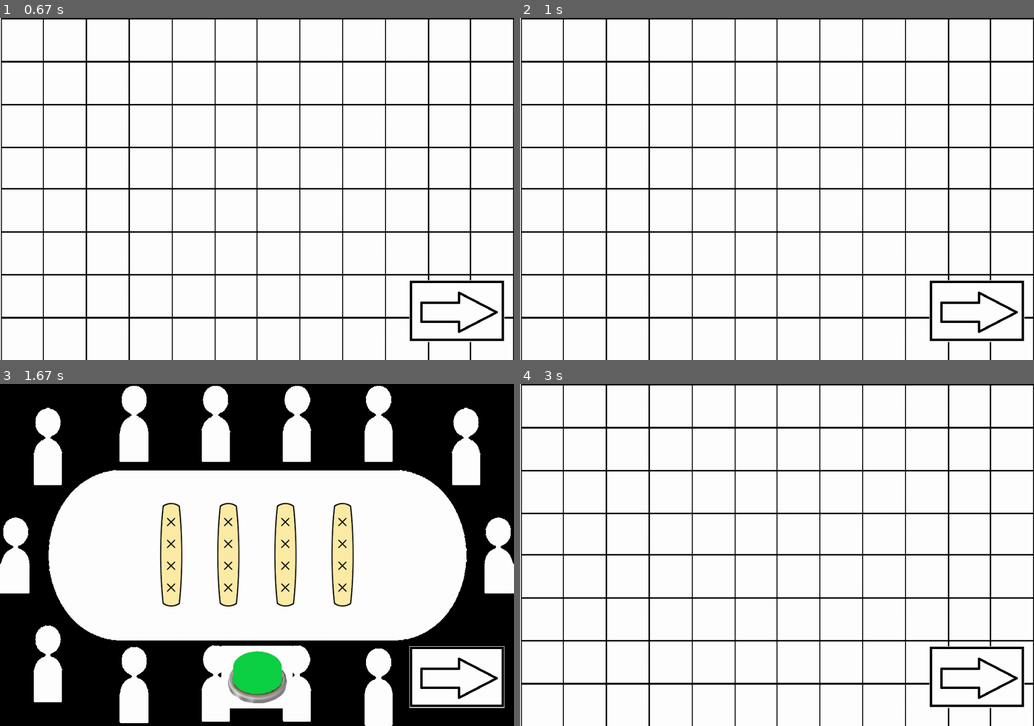
Above: before the commit, frames 1-4 (two rows, left to right).
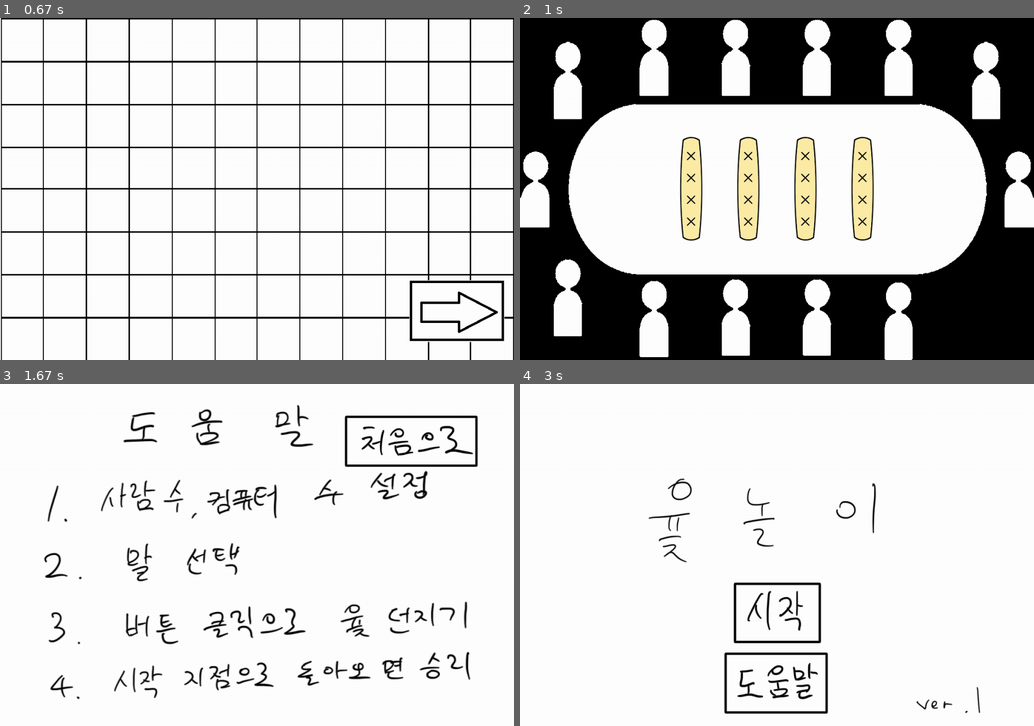
Above: after the commit, the same moments.

Repository: Castella99/pygameproject
Game: pygame game, started from main.py
Same seed, same stepped clock (60 frames per second), same inputs: the game is played once before the commit and once after it.
Inputs (mouse positions are in pixels of both pictures, inside the frame that each line leads up to):
- Up to frame 1 (0.67 s): press the mouse at (257, 247) at 0.37 s; move the mouse to (313, 165) at 0.47 s; release the mouse at (370, 82) at 0.6 s
- Up to frame 2 (1 s): tap Space at 0.67 s
- Up to frame 3 (1.67 s): click (457, 678) at 1.1 s; press the mouse at (257, 613) at 1.37 s; move the mouse to (323, 517) at 1.47 s; release the mouse at (390, 425) at 1.6 s
- Up to frame 4 (3 s): click (766, 678) at 1.87 s; press the mouse at (977, 678) at 2.13 s; move the mouse to (859, 578) at 2.23 s; release the mouse at (746, 479) at 2.37 s; click (684, 678) at 2.6 s; press the mouse at (931, 442) at 2.87 s; move the mouse to (843, 558) at 2.97 s

Frame 1 is identical in both runs. In frame 2, 56% of the frame differs, in the area x 0-100%, y 0-100%; in frame 3, 55%; in frame 4, 11%.

Commit message:
Revert "Ksm"

Diff:
--- a/Background.py
+++ b/Background.py
@@ -1,11 +1,9 @@
+from Prototypegame import *
 import os
-import pygame
 
 
-class Background:
+class Background(Prototype):
     path = os.path.dirname(os.path.abspath(__file__))
-    screen_width = 1080  # 스크린 가로
-    screen_height = 720  # 스크린 세로
     prompt = "start"
     background_images = [
         pygame.image.load(path + "/background/empty.png"),
@@ -21,6 +19,6 @@
     def __init__(self, prompt):
         self.image = self.background_images[self.background_dict[prompt]]
 
-    def put_image(self, prompt):  # 배경 객체의 prompt로 이미지를 변경함.
+    def put_image(self, prompt):
         self.image = self.background_images[self.background_dict[prompt]]
         return self.image
--- a/Button.py
+++ b/Button.py
@@ -1,12 +1,9 @@
+from Prototypegame import*
 import os
-import pygame
 
 
-class Button:
+class Button(Prototype):
     path = os.path.dirname(os.path.abspath(__file__))
-    screen_width = 1080  # 스크린 가로
-    screen_height = 720  # 스크린 세로
-    # 버튼 이미지 리스트
     button_images = [
         pygame.image.load(path + "/entity/red button.png"),
         pygame.image.load(path + "/entity/green button.png"),
@@ -17,7 +14,7 @@
         pygame.image.load(path + "/entity/end button.png"),
         pygame.image.load(path + "/entity/restart button.png")
     ]
-    # 각 버튼을 딕셔너리로 만듦.
+    show_button = None
     button_dict = {"red button": 0, "green button": 1, "start button": 2,
                    "help button": 3, "home button": 4, "next button": 5,
                    "end button": 6, "restart button": 7}
--- a/Meeple.py
+++ /dev/null
@@ -1,9 +0,0 @@
-from Prototypegame import *
-import os
-
-
-class Meeple(Prototype):
-    path = os.path.dirname(os.path.abspath(__file__))
-
-    def __init__(self):
-        super().__init__()
--- a/Prototypegame.py
+++ b/Prototypegame.py
@@ -1,27 +1,26 @@
 import pygame
 
-
-class Prototype:
-    screen_width = 1080  # 스크린 가로
-    screen_height = 720  # 스크린 세로
-    frame = 60  # 프레임
+class Prototype :
+    screen_width = 1080 # 스크린 가로
+    screen_height = 720 # 스크린 세로
+    frame = 60 # 프레임
     running = True
     # 게임 시계 설정
     clock = pygame.time.Clock()
     character = None
     point = 0
     game_font = None
-    start_ticks = 0  # 시작 tick을 받아옴
+    start_ticks = 0 # 시작 tick을 받아옴
     background = None
     screen = None
 
-    def __init__(self):
-        pygame.init()  # pygame 초기화
+    def __init__(self) :
+        pygame.init() # pygame 초기화
         self.game_font = pygame.font.Font(None, 40)
         # 스크린 설정
         self.screen = pygame.display.set_mode((self.screen_width, self.screen_height))
         # 게임 폰트 설정
         self.game_font = pygame.font.Font(None, 40)
 
-        self.start_ticks = pygame.time.get_ticks()  # 시작 tick을 받아옴
+        self.start_ticks = pygame.time.get_ticks() # 시작 tick을 받아옴
         # 이벤트 루프 구현 (메서드 오버라이딩)
--- a/Yut.py
+++ b/Yut.py
@@ -4,9 +4,9 @@
 
 class Yut(Prototype):
     path = os.path.dirname(os.path.abspath(__file__))
-    yut_state = [0, 0, 0, 0]  # 윷의 결과(상태) 모두 앞면을 바라보도록 초기화
-    yut_dict = {"front": 0, "back": 1, "right": 2, "left": 3}  # 윷의 모양을 딕셔너리로 만듦. (prompt로 사용)
-    result_dict = {"do": 1, "gae": 2, "geol": 3, "yut": 4, "mo": 5}  # 도, 개, 걸, 윷, 모
+    yut_state = ["front", "front", "front", "front"]
+    yut_dict = {"front": 0, "back": 1, "right": 2, "left": 3}
+    result_dict = {"do": 1, "gae": 2, "geol": 3, "yut": 4, "mo": 5}
     yut_images = [
         pygame.image.load(path + "/entity/yut_front.png"),
         pygame.image.load(path + "/entity/yut_back.png"),
@@ -15,7 +15,6 @@
     ]
 
     def __init__(self, prompt, pos1):
-        super().__init__()
         self.image = self.yut_images[self.yut_dict[prompt]]
         self.size = self.image.get_rect().size
         self.width = self.size[0]
@@ -26,29 +25,15 @@
         self.rect.left = self.x_pos
         self.rect.top = self.y_pos
 
-    def position(self, pos):  # 윷의 위치를 정해주는 함수
+    def position(self, pos):
         self.x_pos = (pos * self.screen_width / 9) - (self.width / 2)
 
-    def result(self):  # 아직 사용 안함 나중을 위해 만듦 (바꿀 수도 있음)
+    def result(self):
         rslt = 0
         for x in self.yut_state:
             rslt += x
-        print("윷의 결과는 ", x)
         return x
 
-    def put_image(self, prompt):  # 윷 객체의 사진을 prompt에 맞는 사진으로 바꿈(앞, 뒤, 오른쪽, 왼쪽)
+    def put_image(self, prompt):
         self.image = self.yut_images[self.yut_dict[prompt]]
         return self.image
-
-    def put_image(self, num):  # 메소드 오버로딩 (윷 사진을 정수로 입력 받는 형태)
-        self.image = self.yut_images[num]
-        return self.image
-
-    def display_yut(self):  # 윷 4개를 화면에 보임
-        for i in range(3, 6 + 1):
-            self.position(i)
-            self.screen.blit(self.put_image(self.yut_state[i - 3]),
-                             (self.x_pos, self.y_pos))
-
-    def yut_state_reset(self):  # 윷 상태를 모두 앞으로 초기화 함.
-        self.yut_state = [0, 0, 0, 0]
--- a/YutGame.py
+++ b/YutGame.py
@@ -1,4 +1,3 @@
-import pygame.event
 import Yut
 from Prototypegame import*
 import Button
@@ -6,24 +5,24 @@
 import os
 import random
 
-
 class YutGame(Prototype):
     path = os.path.dirname(os.path.abspath(__file__))
     running = True
     push = False
 
-#현재 게임 상태가 어떤지 확인 하는 변수
-    title_screen = True
-    game_screen = False
-    ending_screen = False
+    start_background = True
+    help_background = False
+    table_background = False
+    board_background = False
+    finish_background = False
 
-# 현재 어떤 버튼이 눌렸나 확인하는 변수들
+    start = False
+    help = False
     home = True
-    help = False
-    board = False
-    table = False
+    red = False
     green = False
-
+    next = False
+    restart = False
     current_time = 0
     index = 0
     animation_time = None
@@ -31,150 +30,100 @@
     def __init__(self):
         super().__init__()
         pygame.display.set_caption("yut Game")
-        self.background = Background.Background("start")  # 배경 객체
-        self.yut = Yut.Yut("front", 1)  # 윷 객체
-        self.animation_time = round(100 / len(self.yut.yut_images * 100), 2)
-
-        # 각종 버튼 객체
+        self.background = Background.Background("start")
         self.start_button = Button.Button("start button", 1, 2, 2, 3)
         self.help_button = Button.Button("help button", 1, 2, 7, 8)
         self.home_button = Button.Button("home button", 8, 10, 1, 6)
-        self.red_button = Button.Button("red button", 1, 2, 6, 7)
-        self.green_button = Button.Button("green button", 1, 2, 6, 7)
+        self.red_button = Button.Button("red button", 8, 9, 6, 7)
+        self.green_button = Button.Button("green button", 8, 9, 6, 7)
         self.next_button = Button.Button("next button", 8, 9, 6, 7)
         self.restart_button = Button.Button("restart button", 1, 2, 2, 3)
         self.end_button = Button.Button("end button", 1, 2, 7, 8)
+        self.yut = Yut.Yut("front", 1)
+        self.animation_time = round(100/len(self.yut.yut_images*100), 2)
 
-    def show_title_screen(self):  # 시작 화면 (규칙 설명으로 이동하고 다시 돌아 올 수 있음)
-        # 간단한 이벤트 부분 (start, help home 버튼 클릭)
-        for event in pygame.event.get():
-            # 창 닫기 누르면 끝 부분(ENDING_SCREEN)으로 넘어감
-            if event.type == pygame.QUIT:
-                self.title_screen = False
-                self.ending_screen = True
-            elif event.type == pygame.MOUSEBUTTONDOWN:
-                # 시작버튼 누르면 중간부분(game_screen)의 보드판 화면으로 넘어감
-                if self.start_button.rect.collidepoint(event.pos):
-                    self.title_screen = False
-                    self.game_screen = True
-                    self.board = True
-                # 도움버튼을 누르면 규칙 설명 화면으로 넘어감
-                elif self.help_button.rect.collidepoint(event.pos):
-                    self.help = True
-                    self.home = False
-                # 홈버튼을 누르면 시작화면으로 돌아감
-                elif self.home_button.rect.collidepoint(event.pos):
-                    self.home = True
-                    self.help = False
-        # 화면 출력 부분
-        if self.home:  # 시작 화면과 시작 버튼, 도움 버튼
+    def show_Background_and_Button(self):
+        if self.start:  # 시작 버튼 눌렀을 때
+            self.screen.blit(self.background.put_image("board"), (0, 0))
+            self.screen.blit(self.next_button.image,
+                             (self.next_button.x_pos, self.next_button.y_pos))
+            self.start_background = False
+            self.board_background = True
+            print('start')
+        elif self.help:  # 도움 버튼 눌렀을 때
+            self.screen.blit(self.background.put_image("help"), (0, 0))
+            self.screen.blit(self.home_button.image,
+                             (self.home_button.x_pos, self.home_button.y_pos))
+            self.start_background = False
+            self.help_background = True
+            print('help')
+        elif self.home:  # 홈 버튼 눌렀을 때
             self.screen.blit(self.background.put_image("start"), (0, 0))
             self.screen.blit(self.start_button.image,
                              (self.start_button.x_pos, self.start_button.y_pos))
             self.screen.blit(self.help_button.image,
                              (self.help_button.x_pos, self.help_button.y_pos))
-        elif self.help:  # 규칙 설명 화면과 홈 버튼
+            self.help_background = False
+            self.start_background = True
+            print('home')
+        elif self.green:  # 윷 던지기 버튼 눌렀을 때
+            self.screen.blit(self.background.put_image("table"), (0, 0))
+            for i in range(3, 6 + 1):
+                if not self.push:
+                    self.yut.position(i)
+                    self.screen.blit(self.yut.put_image(self.yut.yut_state[i-3]),
+                                     (self.yut.x_pos, self.yut.y_pos))
+                    self.screen.blit(self.red_button.image,
+                                     (self.red_button.x_pos, self.red_button.y_pos))
+                else:
+                    self.motion_update(20)
+        elif self.red:  # 보드판으로 이동하기 버튼 눌렀을 때
+            self.screen.blit(self.background.put_image("board"), (0, 0))
+            self.screen.blit(self.next_button.image,
+                             (self.next_button.x_pos, self.next_button.y_pos))
+            self.yut.yut_state = ["front", "front", "front", "front"]
+            self.table_background = False
+            self.board_background = True
+        elif self.next:  # 윷 테이블로 이동하기 버튼 눌렀을 때
+            self.screen.blit(self.background.put_image("table"), (0, 0))
+            self.screen.blit(self.green_button.image,
+                             (self.green_button.x_pos, self.green_button.y_pos))
+            for i in range(3, 6 + 1):
+                self.yut.position(i)
+                self.screen.blit(self.yut.put_image(self.yut.yut_state[i - 3]),
+                                 (self.yut.x_pos, self.yut.y_pos))
+            self.table_background = True
+            self.board_background = False
+        elif self.restart:  # 다시하기 버튼 눌렀을 때
             self.screen.blit(self.background.put_image("help"), (0, 0))
             self.screen.blit(self.home_button.image,
                              (self.home_button.x_pos, self.home_button.y_pos))
+            self.finish_background = False
+            self.start_background = True
 
+    def button(self): # 윷 던지기
+        self.push = True
+        self.yut.yut_state.clear()
+        for i in range(4):
+            if random.randrange(0, 1 + 1) == 0:
+                self.yut.yut_state.append("front")
+            else:
+                self.yut.yut_state.append("back")
+        return self.push
 
-    def show_game_screen(self):  # 게임 화면(윷놀이가 진행될 때의 화면)
-        if self.board:
-            self.yut.yut_state_reset()  # 윷을 모두 앞으로 리셋
-            self.screen.blit(self.background.put_image("board"), (0, 0))
-            self.screen.blit(self.next_button.image,
-                             (self.next_button.x_pos, self.next_button.y_pos))
-        elif self.table:  # 윷 테이블로 이동하기 버튼 눌렀을 때
-            self.screen.blit(self.background.put_image("table"), (0, 0))
-            self.screen.blit(self.green_button.image,
-                             (self.green_button.x_pos, self.green_button.y_pos))
-            self.screen.blit(self.next_button.image,
-                             (self.next_button.x_pos, self.next_button.y_pos))
-            self.yut.display_yut()
-        if self.green:  # 윷 던지기(스페이스바)를 눌렀을 때
-            if self.push:  # 스페이스바를 누르고 있을 때 윷 애니메이션 작동
-                self.button()
-                self.motion_update(60)
-            else:  # 스페이스바를 뗐을 때 결과 출력
-                self.yut.display_yut()
-                self.screen.blit(self.red_button.image,
-                                 (self.red_button.x_pos, self.red_button.y_pos))
-
-    def main_events(self):
-        for event in pygame.event.get():
-            if event.type == pygame.QUIT:
-                self.game_screen = False
-                self.ending_screen = True
-            elif event.type == pygame.MOUSEBUTTONDOWN:
-                if self.next_button.rect.collidepoint(event.pos) and self.board:
-                    self.board = False
-                    self.table = True
-                elif self.next_button.rect.collidepoint(event.pos) and self.table:
-                    self.board = True
-                    self.table = False
-                    self.green = False
-                if self.green_button.rect.collidepoint(event.pos) and self.table:
-                    self.green = True
-                    self.push = True
-            elif event.type == pygame.MOUSEBUTTONUP:
-                self.push = False
-            elif event.type == pygame.KEYDOWN:
-                if event.key == pygame.K_SPACE and self.table:
-                    self.green = True
-                    self.push = True
-            elif event.type == pygame.KEYUP:
-                self.push = False
-
-    def check(self):  # 승패가 갈렸는지 확인 (미구현 상태)
-        pass
-        # if 승패가 나면:
-        #   self.game_screen = False
-        #   self.ending_screen = True
-
-    def button(self):  # 윷 던지기(윷의 상태를 랜덤으로 생성 함)
-        self.yut.yut_state.clear()  # 윷 상태 리스트 초기화
-        for i in range(4):  # 윷 상태 만들기
-            self.yut.yut_state.append(random.randrange(0, 1 + 1))  # 0, 1을 랜덤으로 받아서 추가
+    def motion_update(self, mt):
+        self.current_time += mt
         print(self.yut.yut_state)
-
-    def motion_update(self, mt):  # 윷이 돌아가는 애니메이션(수정 할 계획)
-        self.current_time += mt
-        print(self.current_time, self.animation_time)
-        # 시간을 늦추는 역할?
         if self.current_time >= self.animation_time:
             self.current_time = 0
             self.index += 1
-            # 윷 사진의 인덱스를 넘어가면 0으로 초기화
             if self.index >= len(self.yut.yut_images):
                 self.index = 0
-            self.yut.image = self.yut.yut_images[self.index]  # 윷의 이미지는 앞, 우, 뒤, 좌로 돌아감
-            self.yut.display_yut()  # 윷 4개 화면에 출력
-
-    def show_ending_screem(self):  # 엔딩화면 (재시작과 종료버튼을 다룸)
-    # 간단한 이벤트 부분 (restart, end 버튼 클릭 이벤트)
-        for event in pygame.event.get():
-            if event.type == pygame.QUIT:
-                self.ending_screen = False  # 메인의 ending_screen while문을 빠져나감.
-                self.running = False  # 메인의 running while문을 빠져나감.
-            elif event.type == pygame.MOUSEBUTTONDOWN:
-                # 종료버튼을 누르면 게임이 종료됨.
-                if self.end_button.rect.collidepoint(event.pos):
-                    self.ending_screen = False
-                    self.running = False
-                # 다시시작 버튼을 누르면 시작부분(title_screen)의 시작화면으로 넘어감
-                elif self.restart_button.rect.collidepoint(event.pos):
-                    self.ending_screen = False; self.title_screen = True
-                    self.home = True; self.help = False; self. board = False
-                    self.table = False; self.green = False; self.push = False
-
-    # 화면 출력 부분(끝배경, 종료버튼, 다시시작버튼)
-        self.screen.blit(self.background.put_image("finish"), (0, 0))
-        self.screen.blit(self.end_button.image,
-                         (self.end_button.x_pos, self.end_button.y_pos))
-        self.screen.blit(self.restart_button.image,
-                         (self.restart_button.x_pos, self.restart_button.y_pos))
-
+            self.image = self.yut.yut_images[self.index]
+            for i in range(3, 6 + 1):
+                self.screen.blit(self.image,
+                                 ((i * self.screen_width / 9) - (self.yut.width / 2),
+                                  (self.screen_height / 2) - (self.yut.height / 2)))
 
 if __name__ == "__main__":
     pass
--- a/main.py
+++ b/main.py
@@ -4,18 +4,33 @@
 game = YutGame.YutGame()
 
 while game.running:
-# 게임 파트를 3개로 나눔(시작과 도움말, 보드판과 윷판, 엔딩 화면)
-    while game.title_screen:  # 시작 부분
-        game.show_title_screen()  # 시작부분 이벤트와 화면그리기 (게임 초기 설정 추가 예정)
-        pygame.display.update()
-
-    while game.game_screen:  # 중간 부분
-        game.main_events()  # 게임 이벤트 (게임 말 이동, 플레이어 순서 추가 예정)
-        game.check()  # 승패 체크(미구현)
-        game.show_game_screen()  # 화면그리기 (보드판, 게임 말 추가예정)
-        pygame.display.update()
-
-    while game.ending_screen:  # 끝 부분
-        game.show_ending_screem()  # 끝 부분 이벤트와 화면그리기 (승자 패자 화면 출력 추가 예정)
+    for event in pygame.event.get():
+        if event.type == pygame.QUIT:
+            game.running = False
+        elif event.type == pygame.MOUSEBUTTONDOWN:
+            if game.start_button.rect.collidepoint(event.pos) and game.start_background:
+                game.start = True  # 보드판으로 이동
+            elif game.help_button.rect.collidepoint(event.pos) and game.start_background:
+                game.help = True  # 규칙 설명으로 이동
+            elif game.home_button.rect.collidepoint(event.pos) and game.help_background:
+                game.home = True  # 시작 화면으로 이동
+            elif game.red_button.rect.collidepoint(event.pos) and game.table_background:
+                game.red = True  # 보드판으로 이동
+            elif game.next_button.rect.collidepoint(event.pos) and game.board_background:
+                game.next = True  # 테이블로 이동
+            elif game.restart_button.rect.collidepoint(event.pos) and game.restart_button:
+                game.restart = True  # 시작 화면으로 이동
+            elif game.end_button.rect.collidepoint(event.pos) and game.end_button:
+                game.running = False  # 게임 종료
+        elif event.type == pygame.MOUSEBUTTONUP:
+            game.start = game.help = game.home = False
+            game.red = game.next = game.restart = False
+        elif event.type == pygame.KEYDOWN:
+            if event.key == pygame.K_SPACE:
+                game.green = True
+                game.push = game.button()  # 윷 던지기
+        elif event.type == pygame.KEYUP:
+            game.green = False
+        game.show_Background_and_Button()
         pygame.display.update()
 pygame.quit()
Binary file removed: 이미지 원본/32x32-bat-sprite.png
Binary file removed: 이미지 원본/Old hero.png
Binary file removed: 이미지 원본/anymals_32_for_edit.png
Binary file removed: 이미지 원본/anymals_random_size.png
Binary file removed: 이미지 원본/cat_ani/cat_a1.gif
Binary file removed: 이미지 원본/cat_ani/cat_a2.gif
Binary file removed: 이미지 원본/cat_ani/cat_a3.gif
Binary file removed: 이미지 원본/cat_ani/cat_a4.gif
Binary file removed: 이미지 원본/cat_ani/cat_a5.gif
Binary file removed: 이미지 원본/cat_ani/cat_a6.gif
Binary file removed: 이미지 원본/cat_ani/cat_a7.gif
Binary file removed: 이미지 원본/cat_ani/cat_a8.gif
(and 12 more such lines)
